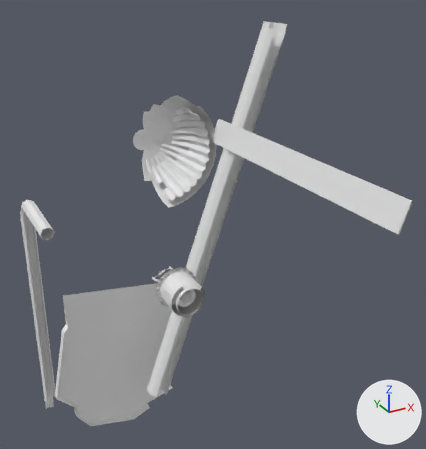
Two versions of the OBJ model DarkChaos-Dev/gameitems/Primitive.LM_L_LCR1_Parts.obj, one commit apart.
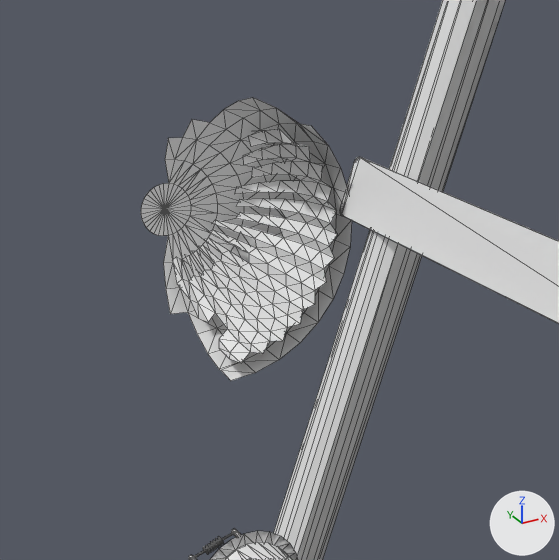
Each version is shown whole from a camera (50 mm lens) standing at (-381.0, -353.0, 594.0) and looking at (-255.0, -124.0, 480.0), then close up on the part from 18% to 70% of the width and 13% to 62% of the height. Arrows for +X, +Y and +Z are at lower right; the lights stay in place. The close-ups show mesh edges as thin lines. Where no turn or scale is listed for an object, it has been applied to the vertices. Vertices at the same position are counted once.

The first close-up shows 'LM_L_LCR1_Parts'.
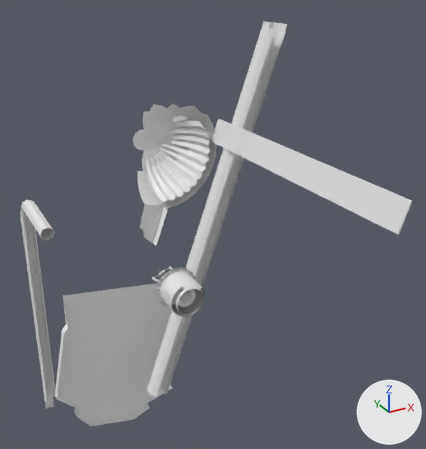
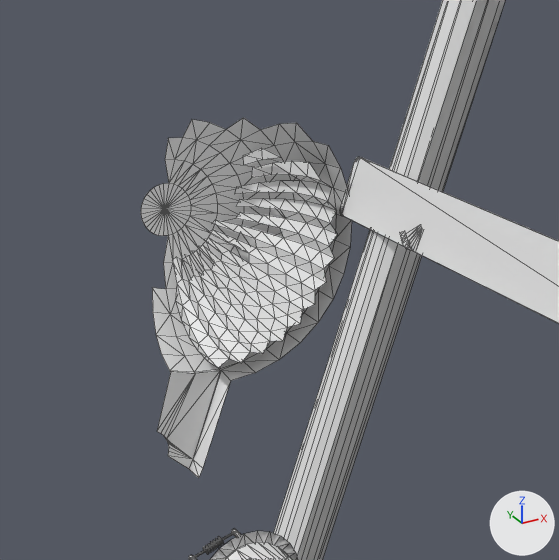
What differs and where, as boxes [x1, y1, x2, y2] in the close-ups (559 x 560 px):
```json
{"part": 1, "of": "me_lm_l_lcr1_parts", "change": "added", "after": [400, 224, 423, 252]}
{"part": 2, "of": "me_lm_l_lcr1_parts", "change": "built on", "before": [210, 97, 357, 180], "after": [152, 158, 357, 478]}
```

Edits to the scene script, one JSON object a line:
```json
{"block": "me_lm_l_lcr1_parts", "where": "# used by ob_lm_l_lcr1_parts; location = (0.0, 0.0, 0.0)"}
{"op": "remove", "block": "me_lm_l_lcr1_parts", "code": "me_lm_l_lcr1_parts.from_pydata(...)  # 1059 vertices, 1661 faces; spans x -334.0..-214.0, y -230.0..-29.0, z 326.0..571.0"}
{"op": "add", "block": "me_lm_l_lcr1_parts", "code": "me_lm_l_lcr1_parts.from_pydata(...)  # 1100 vertices, 1732 faces; spans x -334.0..-214.0, y -230.0..-29.0, z 326.0..571.0"}
{"block": "me_lm_l_lcr1_parts", "change": "me_lm_l_lcr1_parts part 1: a new loose piece of 27 vertices spanning x -247.0..-242.0, y -134.0..-130.0, z 515.0..519.0"}
{"block": "me_lm_l_lcr1_parts", "change": "me_lm_l_lcr1_parts part 2"}
{"block": "me_lm_l_lcr1_parts", "change": "23 vertices are removed from x -263.0..-250.0, y -107.0..-92.0, z 525.0..538.0"}
{"block": "me_lm_l_lcr1_parts", "change": "44 faces are deleted"}
{"block": "me_lm_l_lcr1_parts", "change": "37 vertices are added at x -284.0..-241.0, y -107.0..-84.0, z 466.0..525.0"}
{"block": "me_lm_l_lcr1_parts", "change": "78 new faces join them"}
```
